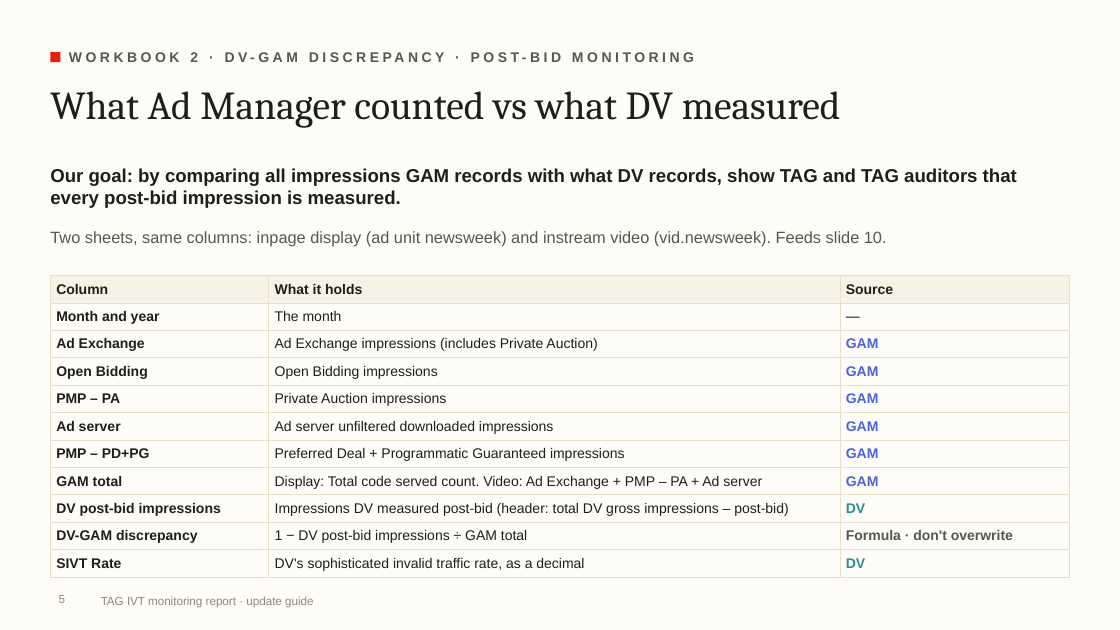
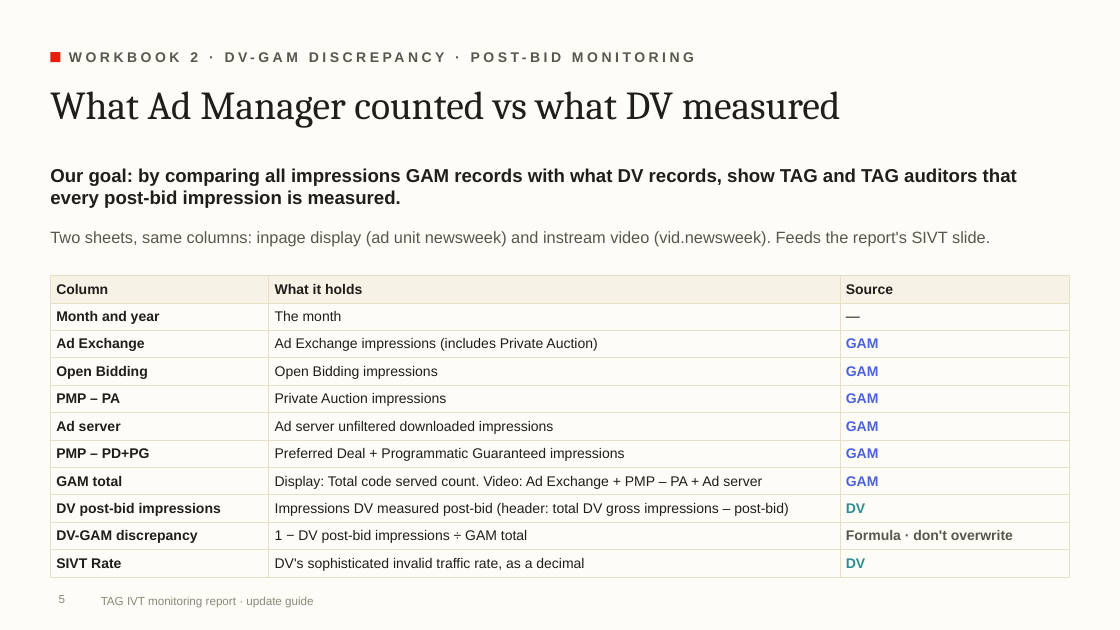
Before and after one commit to rogerhirano-nw/yield-dashboard, a slide deck: slide 5 of docs/TAG_IVT_Report_Update_Guide.pptx. Drawn at 1120x630 pixels with LibreOffice and Linux fonts; fonts in the diff are those of the drawing; background and template pictures are left out. Boxes give left, top, right and bottom in pixels: in the first picture for what was removed or moved away, otherwise in the second. Text is boxed around its words. In the diff, an @@ line names an element or a change of style, - is before the commit and + after.

```diff
--- a/docs/TAG_IVT_Report_Update_Guide.pptx
+++ b/docs/TAG_IVT_Report_Update_Guide.pptx
@@ text at (50, 231, 990, 246): text changed @@
-Two sheets, same columns: inpage display (ad unit newsweek) and instream video (vid.newsweek). Feeds slide 10.
+Two sheets, same columns: inpage display (ad unit newsweek) and instream video (vid.newsweek). Feeds the report's SIVT slide.
```
Also in this commit, not shown: 6 other slides changed, 1 other file.
